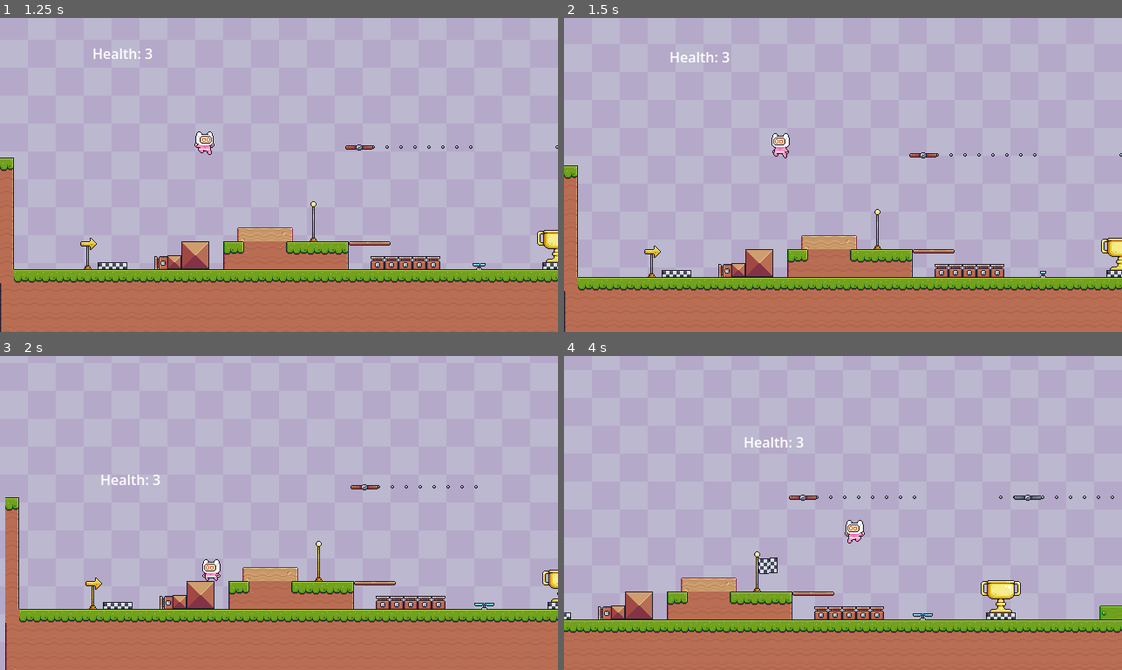
Above: before the commit, frames 1-4 (two rows, left to right).
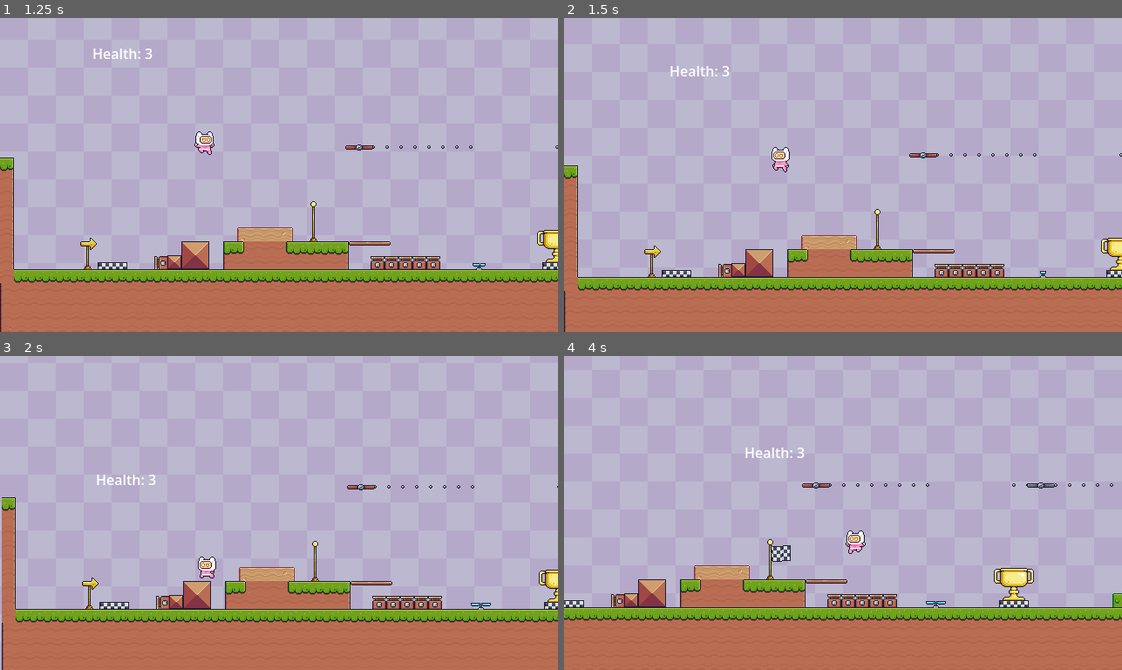
Above: after the commit, the same moments.

Repository: YisraelYishai/pixel-adventure
Game: Godot game, scene res://Scenes/test.tscn
Two runs of this game, one before a commit and one after it. Both use one fixed random seed, a clock stepped at 60 frames per second and the inputs below.
Inputs:
- Up to frame 1 (1.25 s): hold Right (right) from 0.53 s (still down); hold Space (jump) from 0.53 s (still down); tap Down (slam) at 0.6 s
- Up to frame 2 (1.5 s): release Right (right) at 1.28 s; release Space (jump) at 1.28 s; hold A (left) from 1.28 s (still down); tap Space (jump) at 1.35 s
- Up to frame 3 (2 s): keep holding A (left); tap Space (jump) at 1.52, 1.82 s; tap Down (slam) at 1.55 s
- Up to frame 4 (4 s): release A (left) at 2.03 s; hold Space (jump) 2.03-2.78 s; hold Right (right) 2.03-3.53 s; tap Down (slam) at 2.1, 3.05, 3.6 s; tap I at 2.85 s; tap Space (jump) at 3.02, 3.32 s; hold A (left) from 3.53 s (still down); hold Space (jump) from 3.53 s (still down)

Frame 1 is identical in both runs. In frame 2, 0.6% of the frame differs, in the area x 19-41%, y 10-50%; in frame 3, 4.5%; in frame 4, 14%, in the area x 0-100%, y 25-89%.

Commit message:
Update v1.3.6
Added smooth camera shake and variable jump height

Diff:
--- a/Scripts/arrow.gd
+++ b/Scripts/arrow.gd
@@ -7,7 +7,7 @@
 
 func _on_body_entered(body: Node2D) -> void:
 	if body.slamming == false:
-		body.cam.apply_shake(1)
+		body.cam.screen_shake(2, 2)
 		body.velocity.y = -450
 		body.air_jump += 1
 	$AnimatedSprite2D.play("hit")
--- a/Scripts/breakable_block.gd
+++ b/Scripts/breakable_block.gd
@@ -45,13 +45,13 @@
 	hide()
 
 func _on_hitbox_bottom_body_entered(body: Node2D) -> void:
-	body.cam.apply_shake(1)
+	body.cam.screen_shake(2, 2)
 	body.velocity = Vector2(0, 50)
 	call_deferred("smash_block", false)
 
 func _on_hitbox_top_body_entered(body: Node2D) -> void:
 	if body.box_breakable == true:
-		body.cam.apply_shake(1)
+		body.cam.screen_shake(2, 2)
 		body.velocity = Vector2(0, 50)
 		call_deferred("smash_block", true)
 	pass
--- a/Scripts/camera.gd
+++ b/Scripts/camera.gd
@@ -1,29 +1,33 @@
 extends Camera2D
 
-var shake_fade: float = 5.0
-var rng = RandomNumberGenerator.new()
-var shake_strength: float = 0.0
+var shake_intensity: float = 0.0
+var active_shake_time: float = 0.0
+var shake_decay: float = 5.0
+var shake_time: float = 0.0
+var shake_time_speed: float = 20.0
+var noise = FastNoiseLite.new()
 
 
-func _ready():
-	rng.randomize()
+func _physics_process(delta: float) -> void:
+	if active_shake_time > 0:
+		shake_time += delta * shake_time_speed
+		active_shake_time -= delta
+
+		offset = Vector2(
+			noise.get_noise_2d(shake_time, 0) * shake_intensity,
+			noise.get_noise_2d(0, shake_time) * shake_intensity,
+		)
+
+		shake_intensity = max(shake_intensity - shake_decay * delta, 0)
+	else:
+		offset = lerp(offset, Vector2.ZERO, 10.5 * delta)
 
 
-func _process(delta):
-	# Gradually decrease shake strength
-	if shake_strength > 0:
-		shake_strength = lerp(shake_strength, 0.0, shake_fade * delta)
-		# Apply camera shake
-		offset = random_offset()
+func screen_shake(intensity: int, time: float):
+	randomize()
+	noise.seed = randi()
+	noise.frequency = 2.0
 
-
-func apply_shake(strength):
-	# Call this function when the slam occurs
-	shake_strength = strength
-
-
-func random_offset() -> Vector2:
-	return Vector2(
-		rng.randf_range(-shake_strength, shake_strength),
-		rng.randf_range(-shake_strength, shake_strength),
-	)
+	shake_intensity = intensity
+	active_shake_time = time
+	shake_time = 0.0
--- a/Scripts/player.gd
+++ b/Scripts/player.gd
@@ -72,9 +72,16 @@
 	if is_on_floor() and can_move:
 		air_jump = 0
 		if Input.is_action_pressed("jump") and air_jump < 1 and !slamming:
+			var_jump_applied = false
+			released_jump_key = false
 			air_jump += 1
 			velocity.y = jump_velocity
 	else:
+		if !released_jump_key and !Input.is_action_pressed("jump") and !slamming:
+			released_jump_key = true
+		if released_jump_key and !var_jump_applied and velocity.y < 0.0 and velocity.y > VAR_JUMP_HEIGHT:
+			velocity.y *= 0.5
+			var_jump_applied = true
 		if Input.is_action_just_pressed("jump") and air_jump < 2 and !wall_sliding and animator_status and can_move:
 			air_jump += 1
 			double_jumping = true
@@ -131,9 +138,9 @@
 		slam_timer = 0.6
 
 		if slam_effect == "jump":
-			cam.apply_shake(3)
+			cam.screen_shake(3, 1.5)
 		elif slam_effect == "double_jump":
-			cam.apply_shake(7)
+			cam.screen_shake(5, 2)
 		await get_tree().create_timer(0.3).timeout
 		slam_effect = "nil"
 		box_breakable = false
@@ -268,7 +275,7 @@
 
 	var knockback_dir = (global_position - enemy_position).normalized()
 	velocity = knockback_dir * knockback_force
-	cam.apply_shake(2)
+	cam.screen_shake(2, 2)
 	update_animations()
 
 	await get_tree().create_timer(0.2).timeout
